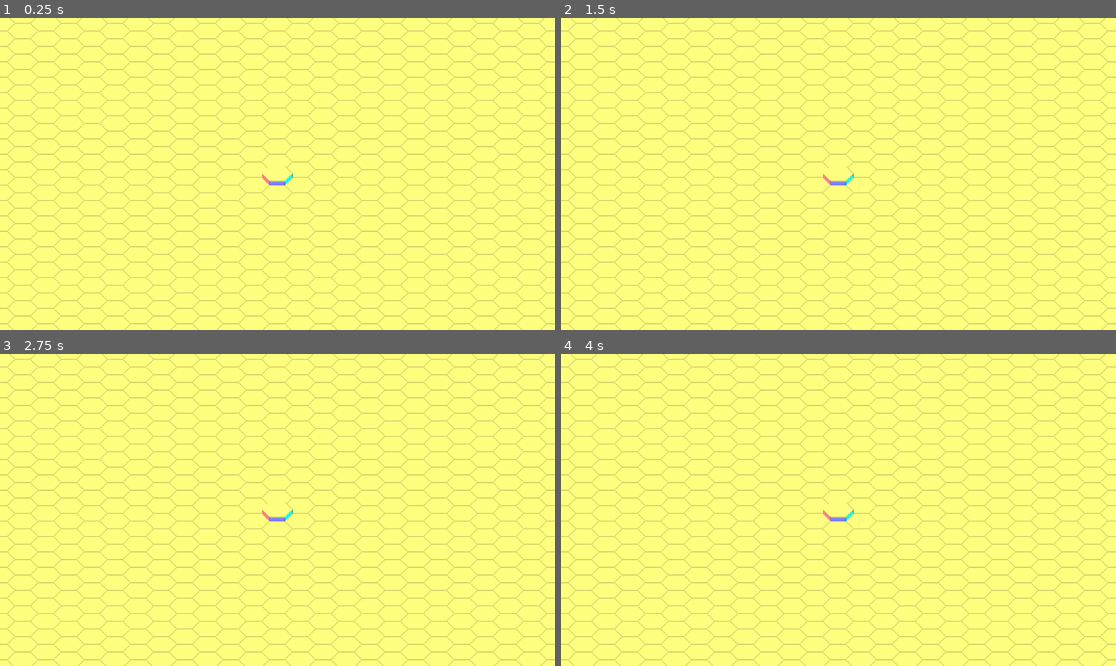
Above: before the commit, frames 1-4 (two rows, left to right).
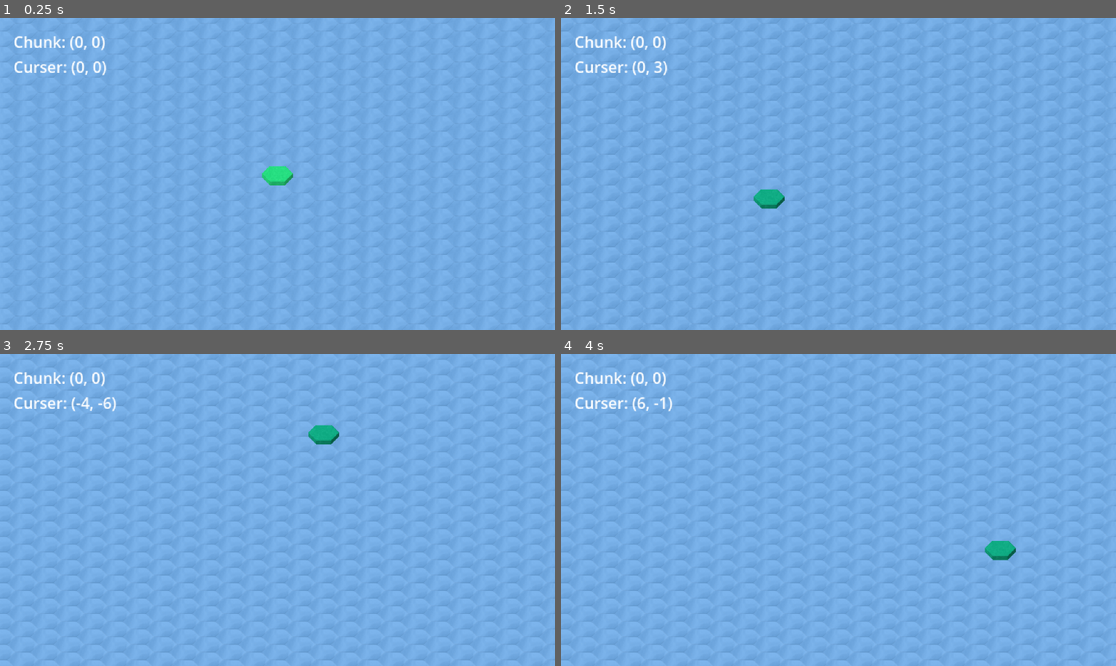
Above: after the commit, the same moments.

Repository: Luk97/ese
Game: Godot game, scene res://szenes/world.tscn
Same seed, same stepped clock (60 frames per second), same inputs: the game is played once before the commit and once after it. This scene is started directly instead of the project's main scene.
Inputs (mouse positions are in pixels of both pictures, inside the frame that each line leads up to):
- Up to frame 1 (0.25 s): no input
- Up to frame 2 (1.5 s): tap Enter at 0.5 s; move the mouse to (960, 158) at 0.52 s; click (960, 158) at 0.67 s; tap Space (ui_select) at 0.77, 1.25 s; drag from (727, 189) to (810, 236) at 1.27 s
- Up to frame 3 (2.75 s): tap Enter at 2 s; move the mouse to (333, 441) at 2.02 s; click (333, 441) at 2.17 s
- Up to frame 4 (4 s): tap Space (ui_select) at 2.75, 3.77 s; drag from (810, 572) to (672, 463) at 2.77 s; tap Enter at 3.5 s; move the mouse to (1005, 556) at 3.52 s; click (1005, 556) at 3.67 s

The runs differ from the first frame. In frame 1, 100% of the frame differs, in the area x 0-100%, y 0-100%; in frame 2, 100%; in frame 3, 100%; in frame 4, 100%.

Commit message:
Infinite world generation (chunk-based), with camera control (move, zoom + home via space), Debugscreen, Mouse and chunk position

Diff:
--- a/assets/tiles_sets/main_tiles.tres
+++ b/assets/tiles_sets/main_tiles.tres
@@ -1,7 +1,25 @@
-[gd_resource type="TileSet" load_steps=5 format=3 uid="uid://crd6g2q3ow7a1"]
+[gd_resource type="TileSet" load_steps=11 format=3 uid="uid://crd6g2q3ow7a1"]
 
+[ext_resource type="Texture2D" uid="uid://bj7tpix5ynok2" path="res://assets/tiles/MainTiles.png" id="1_brjx2"]
 [ext_resource type="Texture2D" uid="uid://blqppoufsvqgh" path="res://assets/tiles/DebugTiles.png" id="1_gxxj3"]
 [ext_resource type="Texture2D" uid="uid://b6e7epvcn0xfs" path="res://assets/HexTiles.png" id="2_f4y2u"]
+[ext_resource type="Texture2D" uid="uid://due4cd4ymxwn6" path="res://assets/tiles/WaterTiles.png" id="3_nyoky"]
+[ext_resource type="Texture2D" uid="uid://7ojdr1nrsip3" path="res://assets/tiles/TerrainTiles.png" id="5_1de6y"]
+
+[sub_resource type="TileSetAtlasSource" id="TileSetAtlasSource_3rpn3"]
+texture = ExtResource("1_brjx2")
+texture_region_size = Vector2i(32, 32)
+0:0/animation_speed = 2.0
+0:0/animation_frame_0/duration = 1.0
+0:0/animation_frame_1/duration = 1.0
+0:0/animation_frame_2/duration = 1.0
+0:0/animation_frame_3/duration = 1.0
+0:0/0 = 0
+0:0/0/texture_origin = Vector2i(0, 8)
+4:0/0 = 0
+4:0/0/texture_origin = Vector2i(0, 8)
+5:0/0 = 0
+5:0/0/texture_origin = Vector2i(0, 8)
 
 [sub_resource type="TileSetAtlasSource" id="TileSetAtlasSource_0wdk4"]
 texture = ExtResource("1_gxxj3")
@@ -33,10 +51,37 @@
 4:0/0 = 0
 5:0/0 = 0
 
+[sub_resource type="TileSetAtlasSource" id="TileSetAtlasSource_uo7mx"]
+texture = ExtResource("3_nyoky")
+texture_region_size = Vector2i(32, 32)
+0:1/0 = 0
+1:1/0 = 0
+2:1/0 = 0
+3:1/0 = 0
+0:0/animation_columns = 4
+0:0/animation_speed = 2.0
+0:0/animation_frame_0/duration = 1.0
+0:0/animation_frame_1/duration = 1.0
+0:0/animation_frame_2/duration = 1.0
+0:0/animation_frame_3/duration = 1.0
+0:0/0 = 0
+0:0/0/texture_origin = Vector2i(0, 8)
+
+[sub_resource type="TileSetAtlasSource" id="TileSetAtlasSource_354se"]
+texture = ExtResource("5_1de6y")
+texture_region_size = Vector2i(32, 32)
+0:0/0 = 0
+0:0/0/texture_origin = Vector2i(0, 8)
+1:0/0 = 0
+1:0/0/texture_origin = Vector2i(0, 8)
+
 [resource]
 tile_shape = 3
 tile_layout = 5
 tile_offset_axis = 1
 tile_size = Vector2i(32, 16)
-sources/1 = SubResource("TileSetAtlasSource_n7ibq")
-sources/0 = SubResource("TileSetAtlasSource_0wdk4")
+sources/2 = SubResource("TileSetAtlasSource_uo7mx")
+sources/10 = SubResource("TileSetAtlasSource_n7ibq")
+sources/1 = SubResource("TileSetAtlasSource_0wdk4")
+sources/3 = SubResource("TileSetAtlasSource_354se")
+sources/0 = SubResource("TileSetAtlasSource_3rpn3")
--- a/szenes/world.gd
+++ b/szenes/world.gd
@@ -1,12 +1,15 @@
 extends Node2D
+
+@export var debug_log: Label
 
 @export var groundLayer: TileMapLayer
 @export var worldLayer: TileMapLayer
 @export var skyLayer: TileMapLayer
 
 const source := 0
-const block = Vector2i(0, 0)
-const water = Vector2i(2, 0)
+const water = Vector2i(0, 0)
+const grass = Vector2i(4, 0)
+const forest = Vector2i(5, 0)
 
 const TILE_WIDTH := 32
 const TILE_HEIGHT := 16
@@ -22,22 +25,25 @@
 	"tiles": {}
 }
 
+var curser_tile: Vector2
+var original_tile: Vector2
+
 func _ready() -> void:
-	set_tile(groundLayer, Vector2i(0, 0), source, block)
+	set_tile(groundLayer, Vector2i(0, 0), source, grass)
 	update_chunks(get_current_chunk())
 
 func _process(delta: float) -> void:
 	var chunk = get_current_chunk()
+	debug_log.text = "Chunk: " + str(chunk) + "\n"
 	if current_chunk != chunk:
 		current_chunk = chunk
 		update_chunks(chunk)
+	curser()
 
 func get_current_chunk() -> Vector2:
 	var camera = get_viewport().get_camera_2d().global_position
-	var isometric_width = ((8 * TILE_WIDTH) + (7 * TILE_HEIGHT)) / CHUNK_SIZE
-	var isometric_x = (camera.x / isometric_width) + (camera.y / TILE_HEIGHT)
-	var isometric_y = (camera.y / TILE_HEIGHT) - (camera.x / isometric_width)
-	return Vector2(floor(isometric_x / CHUNK_SIZE), floor(isometric_y / CHUNK_SIZE))
+	var position = get_tile_of_layer(groundLayer, camera)
+	return Vector2(floor(position.x / CHUNK_SIZE), floor(position.y / CHUNK_SIZE))
 
 func update_chunks(center: Vector2):
 	for y in range(center.y - RADIUS, center.y + RADIUS + 1):
@@ -82,7 +88,6 @@
 		for x in range(CHUNK_SIZE):
 			var tile = groundLayer.get_cell_atlas_coords(Vector2i(chunk.x * CHUNK_SIZE + x, chunk.y * CHUNK_SIZE + y))
 			if tile != water:
-				print("[DEBUG] Tile: " + str(tile))
 				chunk_data[key]["tiles"][Vector2i(x, y)] = tile
 				only_water = false
 
@@ -94,3 +99,36 @@
 func set_tile(layer: TileMapLayer, coords: Vector2i, source: int, tile: Vector2):
 	if layer.get_cell_atlas_coords(coords) == Vector2i(-1, -1):
 		layer.set_cell(coords, source, tile)
+
+func get_tile_of_layer(layer: TileMapLayer, position: Vector2):
+	var isometric_width = ((8 * TILE_WIDTH) + (7 * TILE_HEIGHT)) / CHUNK_SIZE
+	var isometric_x = (position.x / isometric_width) + (position.y / TILE_HEIGHT)
+	var isometric_y = (position.y / TILE_HEIGHT) - (position.x / isometric_width)
+	return Vector2(floor(isometric_x), floor(isometric_y))
+
+func curser():
+	var mouse = get_global_mouse_position()
+	var tile = get_tile_of_layer(groundLayer, mouse)
+	debug_log.text += "Curser: " + str(tile) + "\n"
+
+	if tile != curser_tile:
+		if original_tile != null:
+			groundLayer.set_cell(curser_tile, source, original_tile)
+
+		original_tile = groundLayer.get_cell_atlas_coords(tile)
+		groundLayer.set_cell(tile, source, forest)
+
+		curser_tile = tile
+
+
+#if tile_position != highlighted_tile_pos:
+		## Vorheriges Tile zurücksetzen, wenn es existiert
+		#if highlighted_tile_pos != null:
+			#tile_map_layer.set_cell(highlighted_tile_pos.x, highlighted_tile_pos.y, original_tile_id)
+#
+		## Neues ursprüngliches Tile speichern und Hover-Tile setzen
+		#original_tile_id = tile_map_layer.get_cell(tile_position.x, tile_position.y)
+		#tile_map_layer.set_cell(tile_position.x, tile_position.y, hover_tile_id)
+#
+		## Aktualisiere die hervorgehobene Position
+		#highlighted_tile_pos = tile_position
--- a/szenes/world.tscn
+++ b/szenes/world.tscn
@@ -4,8 +4,9 @@
 [ext_resource type="TileSet" uid="uid://crd6g2q3ow7a1" path="res://assets/tiles_sets/main_tiles.tres" id="1_kugf7"]
 [ext_resource type="Script" path="res://szenes/camera.gd" id="2_2k1fm"]
 
-[node name="World" type="Node2D" node_paths=PackedStringArray("groundLayer", "worldLayer", "skyLayer")]
+[node name="World" type="Node2D" node_paths=PackedStringArray("debug_log", "groundLayer", "worldLayer", "skyLayer")]
 script = ExtResource("1_htl8q")
+debug_log = NodePath("DEBUG-CAM/DebugLog")
 groundLayer = NodePath("GroundLayer")
 worldLayer = NodePath("WorldLayer")
 skyLayer = NodePath("SkyLayer")
@@ -13,6 +14,13 @@
 [node name="DEBUG-CAM" type="Camera2D" parent="."]
 zoom = Vector2(2, 2)
 script = ExtResource("2_2k1fm")
+
+[node name="DebugLog" type="Label" parent="DEBUG-CAM"]
+z_index = 10
+offset_left = -274.0
+offset_top = -149.0
+text = "Curser: 0, 0
+Chunk: 0, 0"
 
 [node name="GroundLayer" type="TileMapLayer" parent="."]
 position = Vector2(-16, 8)
Binary file added: assets/tiles/MainTiles.png
Not shown, added: assets/tiles/MainTiles.png.import
Binary file added: assets/tiles/TerrainTiles.png
Not shown, added: assets/tiles/TerrainTiles.png.import
Binary file added: assets/tiles/WaterTiles.png
Not shown, added: assets/tiles/WaterTiles.png.import
Not shown, changed: assets/.DS_Store
